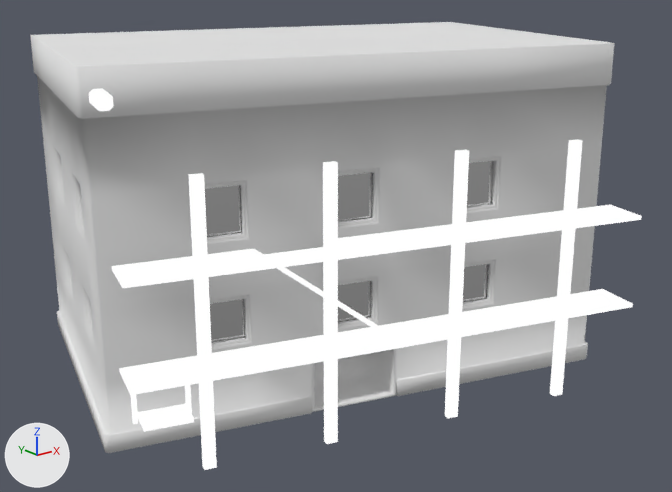
A saved change to the glTF model Sviluppo/Godot/models/apartment.glb.
Before and after are seen from a camera (50 mm lens) standing at (-68.9, -20.9, 35.5) and looking at (-16.3, 44.8, 9.2). Every picture has the same lights, and +X, +Y and +Z are marked at lower left. The first picture is the older version. Where no turn or scale is listed for an object, it has been applied to the vertices. Vertices at exactly the same position are counted once.

Objects in the first picture: 'ap1'.
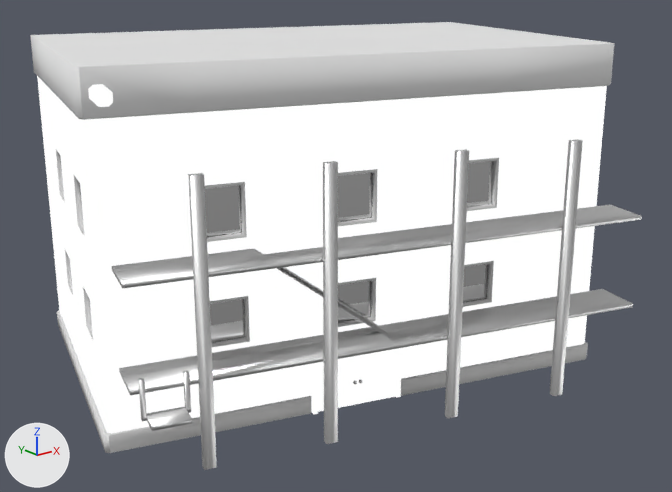
Diff of the bpy script that builds the scene:
```diff
--- a/Sviluppo/Godot/models/apartment.glb.py
+++ b/Sviluppo/Godot/models/apartment.glb.py
@@ mat_metal @@
 mat_metal = bpy.data.materials.new('metal')
-# nodes: BsdfTransparent, Emission, LightPath, MixShader, OutputMaterial
+# nodes: BsdfPrincipled, Mix, OutputMaterial, VertexColor
+# colours: white #e7e7e7, mixed with the vertex colours
@@ mat_apartment @@
 _N = mat_apartment.node_tree.nodes; _L = mat_apartment.node_tree.links
-n0 = _N.new('ShaderNodeBsdfPrincipled'); n0.name = 'Principled BSDF'
-n0.inputs[2].default_value = 1.0  # 'Roughness'
+n2 = _N.new('ShaderNodeEmission'); n2.name = 'Emission'
+n3 = _N.new('ShaderNodeLightPath'); n3.name = 'Light Path'
+n4 = _N.new('ShaderNodeBsdfTransparent'); n4.name = 'Transparent BSDF'
+n5 = _N.new('ShaderNodeMixShader'); n5.name = 'Mix Shader'
 n1 = _N.new('ShaderNodeOutputMaterial'); n1.name = 'Material Output'
-_L.new(n0.outputs[0], n1.inputs[0])  # 'BSDF' to 'Surface'
+_L.new(n3.outputs[0], n5.inputs[0])  # 'Is Camera Ray' to 'Factor'
+_L.new(n4.outputs[0], n5.inputs[1])  # 'BSDF' to 'Shader'
+_L.new(n2.outputs[0], n5.inputs[2])  # 'Emission' to 'Shader'
+_L.new(n5.outputs[0], n1.inputs[0])  # 'Shader' to 'Surface'
@@ mat_black @@
+mat_black = bpy.data.materials.new('black')
+# nodes: BsdfTransparent, Emission, LightPath, MixShader, OutputMaterial
@@ mat_metal_001 @@
+mat_metal_001 = principled_material('metal.001')
+mat_metal_001.base_color = (0.8, 0.8, 0.8)  # white #e7e7e7
+mat_metal_001.metallic = 1.0
@@ mat_wood_001 @@
+mat_wood_001 = bpy.data.materials.new('wood.001')
+# nodes: BsdfTransparent, Emission, LightPath, MixShader, OutputMaterial
@@ mat_wood @@
+mat_wood = bpy.data.materials.new('wood')
+# nodes: BsdfTransparent, Emission, LightPath, MixShader, OutputMaterial, VertexColor
@@ me_cube_003 @@
 # used by ob_ap1; location = (-16.46, 48.55, 12.6)
-me_cube_003.from_pydata(...)  # 908 vertices, 1768 faces; spans x -26.0..26.1, y -24.4..20.2, z -14.7..15.5
+me_cube_003.from_pydata(...)  # 906 vertices, 1756 faces; spans x -26.0..26.1, y -24.4..20.2, z -14.7..15.5
+# me_cube_003 part 1: the loose piece of 24 vertices spanning x -25.9..-23.9, y -10.6..-7.7, z 12.8..14.0 is moved by (0.0, 0.0, 0.3), in mat_apartment
+# me_cube_003 part 2: the loose piece of 36 vertices spanning x -26.0..-21.5, y -15.6..-12.2, z -9.8..-5.6 is rebuilt with 28 vertices and now spans x -25.4..-21.6, y -15.4..-12.4, z -9.6..-6.4, in mat_metal_001 (white #e7e7e7)
+# me_cube_003 part 3: 132 faces spanning x -25.7..19.3, y -24.4..-8.0, z -14.7..8.3 switch from mat_metal to mat_metal_001 (white #e7e7e7)
+# me_cube_003 part 4: 8 faces spanning x -8.1..-1.0, y -11.1..-9.1, z -14.1..-8.9 switch from mat_apartment (white #e7e7e7) to mat_black
+# other edits to the shape of me_cube_003 do not show in these pictures
 me_cube_003.materials.append(mat_windows)
@@ me_cube_010 @@
+me_cube_010.from_pydata(...)  # 20 vertices, 32 faces; spans x -25.96..-17.86, y 33.64..36.27, z -1.65..3.92
+me_cube_010.materials.append(mat_wood_001)
@@ me_cube_005 @@
+me_cube_005.from_pydata(...)  # 512 vertices, 1000 faces; spans x -25.74..-18.03, y 33.81..36.33, z -1.6..3.67
+# faces by material slot: [104, 896]
+me_cube_005.materials.append(mat_wood)
+me_cube_005.materials.append(mat_metal)
@@ ob_ap1 @@
 ob_ap1 = bpy.data.objects.new('ap1', me_cube_003)
-ob_ap1.location = (-16.46, 48.55, 12.6)
+ob_ap1.location = (-16.46, 48.55, 12.58)
@@ ob_cube_001 @@
+ob_cube_001 = bpy.data.objects.new('Cube.001', me_cube_010)
+ob_cube_001.location = (0.0, 0.0, 0.0)
@@ ob_ap1_001 @@
+ob_ap1_001 = bpy.data.objects.new('ap1.001', me_cube_005)
+ob_ap1_001.location = (0.0, 0.0, 0.0)
```

Changed parts and their boxes [x1, y1, x2, y2] in the pictures (672 x 492 px; the box of a moved part takes in the faces that stretch with it):
'ap1', recoloured, surface changed, reshaped, moved: [30, 22, 642, 470] in both
'ap1.001', added: after [318, 349, 397, 412]
    faces in mat_wood: [318, 349, 397, 412]
'Cube.001', added: after [311, 348, 402, 414]
part 1 of me_cube_003, moved or reshaped: before [89, 88, 114, 111]; after [88, 84, 113, 107]
part 2 of me_cube_003, rebuilt (17% narrower, 15% shorter): before [129, 360, 194, 432]; after [138, 370, 192, 431]
part 3 of me_cube_003, recoloured (darker): [111, 139, 642, 470] in both
part 4 of me_cube_003, recoloured: before [315, 352, 377, 390]
